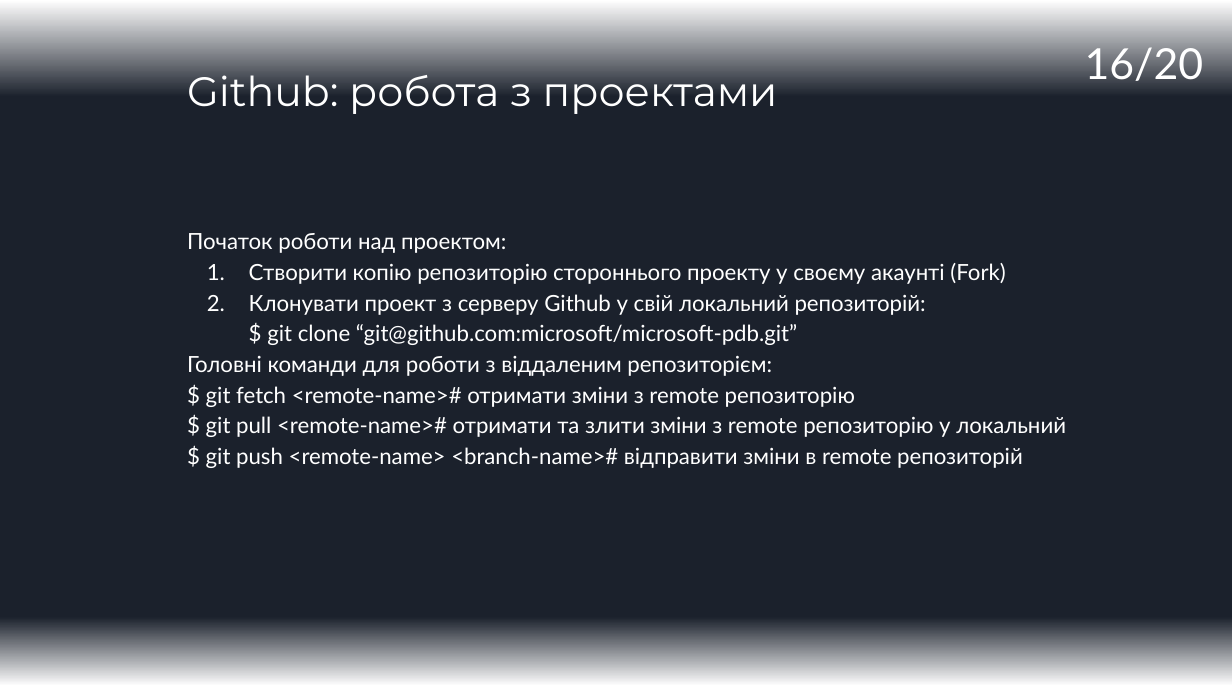
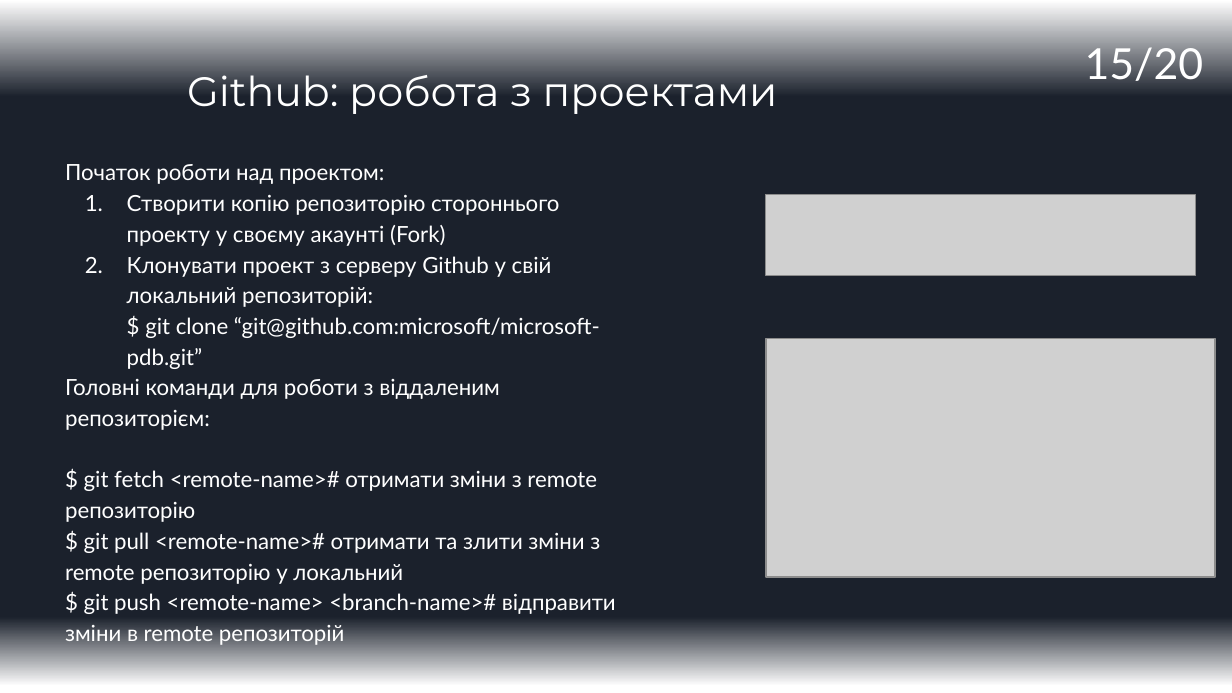
Before and after one commit to ValueOverStatic/IT-carrer-Seminars, a slide deck: slide 15 of Seminar1_Github_v02.pptx (slide 16 before the commit). Drawn at 1232x693 pixels with LibreOffice and Linux fonts; fonts in the diff are those of the drawing; grey boxes stand for pictures. Boxes give left, top, right and bottom in pixels: in the first picture for what was removed or moved away, otherwise in the second. Text is boxed around its words. In the diff, an @@ line names an element or a change of style, - is before the commit and + after.

```diff
--- a/Seminar1_Github_v02.pptx
+++ b/Seminar1_Github_v02.pptx
@@ page number at bbox=[1085, 47, 1203, 87]: text changed @@
-16/20
+15/20
@@ text "Початок роботи над проектом:" rewrapped from bbox=[187, 233, 1066, 468] to bbox=[65, 164, 616, 645] @@
@@ picture added at bbox=[766, 195, 1196, 276] @@
@@ picture added at bbox=[766, 339, 1216, 578] @@
```
Also in this commit, not shown: 4 other slides changed, 1 slide removed.
